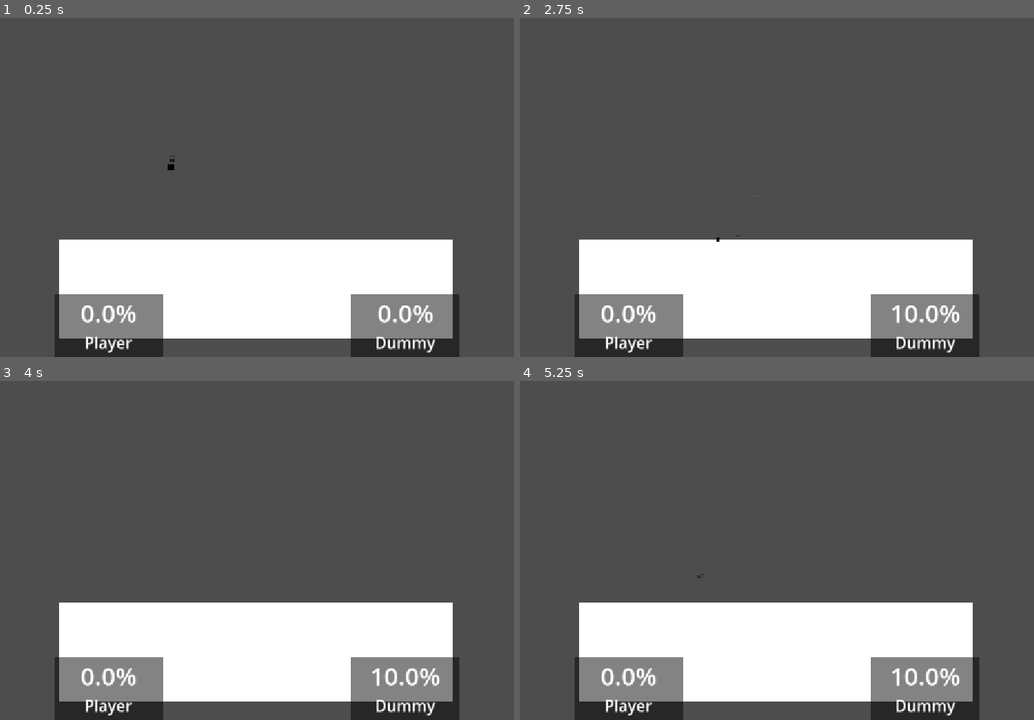
Above: before the commit, frames 1-4 (two rows, left to right).
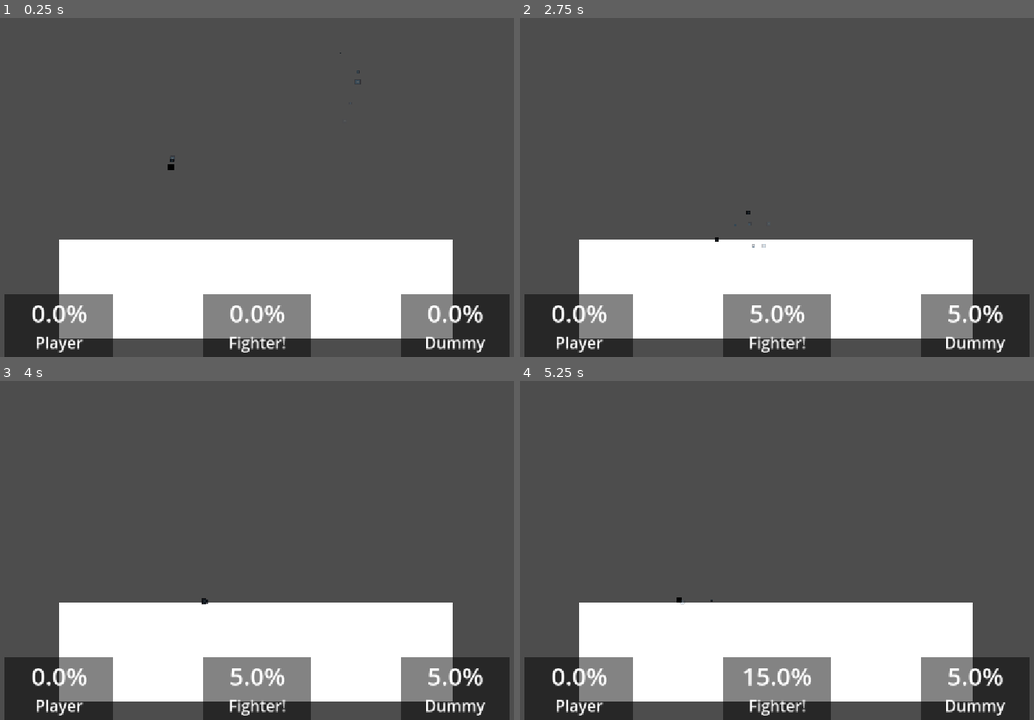
Above: after the commit, the same moments.

Repository: john-mathews/AnotherGodotProject
Game: Godot game, scene res://Gameplay/Levels/Testing/test_level.tscn
Same seed, same stepped clock (60 frames per second), same inputs: the game is played once before the commit and once after it. The engine's default icon, where the game draws it, is replaced by a stand-in: a white triangle on a blue panel in a dark square.
Inputs (mouse positions are in pixels of both pictures, inside the frame that each line leads up to):
- Up to frame 1 (0.25 s): no input
- Up to frame 2 (2.75 s): tap Enter at 0.5 s; move the mouse to (905, 112) at 0.52 s; hold Shift (shield) 0.53-1.28 s; hold D (right) 0.53-2.03 s; click (905, 112) at 0.6 s; tap Space (jump) at 0.77, 1.07, 1.52, 1.82, 2, 2.3 s; move the mouse to (658, 156) at 1.27 s; tap Shift (shield) at 1.35 s; right-click (658, 156) at 1.55 s; move the mouse to (833, 38) at 2.02 s; hold A (left) from 2.03 s (still down); right-click (833, 38) at 2.1 s
- Up to frame 3 (4 s): tap Enter at 2.75 s; move the mouse to (226, 587) at 2.77 s; release A (left) at 2.78 s; hold D (right) from 2.78 s (still down); tap Space (jump) at 2.85, 3.02, 3.32, 3.77 s; click (226, 587) at 3.05 s; move the mouse to (431, 564) at 3.52 s; hold Shift (shield) from 3.53 s (still down); click (431, 564) at 3.6 s
- Up to frame 4 (5.25 s): tap Space (jump) at 4.07, 4.25, 4.52, 4.82 s; move the mouse to (597, 431) at 4.27 s; release D (right) at 4.28 s; release Shift (shield) at 4.28 s; hold A (left) 4.28-5.03 s; tap Shift (shield) at 4.35 s; right-click (597, 431) at 4.55 s; move the mouse to (802, 499) at 5.02 s; hold D (right) from 5.03 s (still down); right-click (802, 499) at 5.1 s

The runs differ from the first frame. In frame 1, 12% of the frame differs, in the area x 0-100%, y 10-100%; in frame 2, 12%; in frame 3, 12%; in frame 4, 12%.
Error in both runs: Error calling utility function "abs()": Argument "x" must be "int", "float", "Vector2", "Vector2i", "Vector3", "Vector3i", "Vector4", or "Vector4i". (res://Gam…

Commit message:
started basic ai

Diff:
--- a/Gameplay/Fighter/BehaviorTree/behavior_tree.gd
+++ b/Gameplay/Fighter/BehaviorTree/behavior_tree.gd
@@ -33,7 +33,7 @@
 			pass
 		elif can_shield:
 			pass
-		elif can_special :
+		elif can_special:
 			current_attack = select_special(self)
 			current_attack.play(current_attack.attack_name)
 		elif can_attack:
--- /dev/null
+++ b/Gameplay/Fighter/Enemy/Brain/brain.gd
@@ -0,0 +1,49 @@
+class_name Brain extends Node2D
+
+enum personality {
+	AGGRESSIVE, # chases closest player
+	REVENGE_LAST_DEATH, # attacks whoever killed them last
+	REVENGE_MOST_DAMAGED, # attacks whoever has hurt them the most
+	FINISHER, # targest player with lowest health
+	AVENGE, # attacks who k illed teammate last
+	SAFE, # tries to stay away from edges and stay middle of map
+	RANGED, # tries to keep a distance
+	DEFENSIVE, # likes to use shields and dodge
+	HIDING, # runs away/hides
+}
+
+
+static func global_position_difference(node: Node2D, brain_parent: Node2D) -> Vector2:
+	if node != null:
+		return node.global_position - brain_parent.global_position
+	return Vector2.ZERO
+
+
+static func get_distance(node: Node2D, brain_parent: Node2D) -> float:
+	return global_position_difference(node, brain_parent).length()
+
+
+static func get_direction(node: Node2D, brain_parent: Node2D) -> Vector2:
+	return global_position_difference(node, brain_parent).normalized()
+
+
+static func set_target(parent: EnemyFighter) -> Node2D:
+	#Could return player, item, safe area, high ground, item, ledge, etc.
+	#we will change this based on personality and other factors like
+	#proximity to players/items or current health or position (like falling of ledge)
+	return closest_player(parent)
+
+static func closest_player(brain_parent: EnemyFighter) -> Fighter:
+	var closest_player_fighter: PlayerFighter = null
+	var closest_distance: float = 0.0
+
+	for player in brain_parent.players:
+		if closest_player_fighter == null:
+			closest_player_fighter = player;
+			closest_distance = get_distance(player, brain_parent)
+		else:
+			var distance = get_distance(player, brain_parent)
+			if distance < closest_distance:
+				closest_player_fighter = player
+				closest_distance = distance
+	return closest_player_fighter
--- /dev/null
+++ b/Gameplay/Fighter/Enemy/enemy.gd
@@ -0,0 +1,70 @@
+class_name EnemyFighter extends FighterWithBehaviors
+
+const roll_threshold := 0.8
+const v_attack_threshold := 0.3
+
+@export var players: Array[Fighter]
+var current_target: Fighter
+
+@onready var dynamic_particles := $DynamicParticles
+@onready var attacks := $Attacks
+@onready var animation_player := $AnimationPlayer
+@onready var attack_hitbox_node := $Attacks/AttackHitBox
+@onready var projectile_list := $Projectiles
+
+func _ready() -> void:
+	animation = animation_player
+	attack_hitbox = attack_hitbox_node
+	super ()
+	assign_attack_owner()
+
+
+func _physics_process(delta: float) -> void:
+	current_target = Brain.set_target(self)
+	var full_dir = Brain.get_direction(current_target, self)
+	direction = full_dir.x
+	if direction < 0:
+		flip_horizontal = true
+		attacks.scale.x = -1
+	elif direction > 0:
+		flip_horizontal = false
+		attacks.scale.x = 1
+	v_direction = full_dir.y
+	input_dir = full_dir
+
+	can_jump = !is_on_floor() && jumps_available > 0
+	can_fall = randf() > .95 && velocity.y < 0
+	can_move = !!direction
+
+	# can_shield = Input.is_action_pressed("shield") && shield > 0
+	can_roll = can_shield && abs(direction > roll_threshold)
+	# can_attack = Input.is_action_just_pressed("attack")
+	# can_special = Input.is_action_just_pressed("special")
+	#add check later to see if attack should be up or down based on attack threshold and v_direction
+
+	#run behavior tree
+	super (delta)
+
+	dynamic_particles.update_particles(delta, velocity)
+
+
+func assign_attack_owner() -> void:
+	for child in attacks.get_children():
+		if child is Attack:
+			child.attack_owner = self
+
+func select_attack(fighter: FighterWithBehaviors) -> Attack:
+	if fighter.v_direction < -v_attack_threshold:
+		return fighter.up_attack
+	elif fighter.v_direction > v_attack_threshold:
+		return fighter.down_attack
+	else:
+		return fighter.neutral_attack
+
+func select_special(fighter: FighterWithBehaviors) -> Attack:
+	if fighter.v_direction < -v_attack_threshold:
+		return fighter.up_special
+	elif fighter.v_direction > v_attack_threshold:
+		return fighter.down_special
+	else:
+		return fighter.neutral_special
--- /dev/null
+++ b/Gameplay/Fighter/Enemy/enemy.tscn
@@ -0,0 +1,111 @@
+[gd_scene load_steps=14 format=3 uid="uid://pcc0kkaonmrc"]
+
+[ext_resource type="Script" uid="uid://dkwmyd3duodv5" path="res://Gameplay/Fighter/Enemy/enemy.gd" id="1_4767f"]
+[ext_resource type="PackedScene" uid="uid://boak455ec0dgy" path="res://FX/Particles/dynamic_particles.tscn" id="2_4767f"]
+[ext_resource type="PackedScene" uid="uid://cstb47fwsgsdd" path="res://Gameplay/Fighter/Attacks/StandardAttack/standard_neutral_attack.tscn" id="3_i3pao"]
+[ext_resource type="PackedScene" uid="uid://gt2yaostcmt1" path="res://Gameplay/Fighter/Attacks/StandardAttack/standard_up_attack.tscn" id="4_hdwgw"]
+[ext_resource type="PackedScene" uid="uid://dtqopj4e3lwin" path="res://Gameplay/Fighter/Attacks/StandardAttack/standard_down_attack.tscn" id="5_wtnau"]
+[ext_resource type="PackedScene" uid="uid://cqb8svf42p41d" path="res://Gameplay/Fighter/Attacks/StandardSpecial/standard_neutral_special.tscn" id="6_8cgmv"]
+[ext_resource type="PackedScene" uid="uid://d38kuilp7w2u4" path="res://Gameplay/Fighter/Attacks/StandardSpecial/standard_up_special.tscn" id="7_vvvll"]
+[ext_resource type="PackedScene" uid="uid://cwxwf2mffjqs3" path="res://Gameplay/Fighter/Attacks/StandardSpecial/standard_down_special.tscn" id="8_0w83a"]
+[ext_resource type="PackedScene" uid="uid://bvkwkh1yplrb5" path="res://Gameplay/Fighter/Attacks/BaseAttack/attack_hit_box.tscn" id="9_cac40"]
+[ext_resource type="AnimationLibrary" uid="uid://bcimm45u6x63r" path="res://FX/Animations/attacks.res" id="10_15rg3"]
+
+[sub_resource type="CircleShape2D" id="CircleShape2D_oplr5"]
+radius = 16.0
+
+[sub_resource type="Animation" id="Animation_1ynx1"]
+length = 0.001
+tracks/0/type = "value"
+tracks/0/imported = false
+tracks/0/enabled = true
+tracks/0/path = NodePath("Attacks/AttackHitBox:position")
+tracks/0/interp = 1
+tracks/0/loop_wrap = true
+tracks/0/keys = {
+"times": PackedFloat32Array(0),
+"transitions": PackedFloat32Array(1),
+"update": 0,
+"values": [Vector2(20, 0)]
+}
+
+[sub_resource type="AnimationLibrary" id="AnimationLibrary_dcoq6"]
+_data = {
+&"RESET": SubResource("Animation_1ynx1")
+}
+
+[node name="Enemy" type="CharacterBody2D"]
+collision_layer = 2
+collision_mask = 31
+script = ExtResource("1_4767f")
+metadata/_custom_type_script = "uid://buvkep52ulua4"
+
+[node name="CollisionShape2D" type="CollisionShape2D" parent="."]
+shape = SubResource("CircleShape2D_oplr5")
+
+[node name="DynamicParticles" parent="." instance=ExtResource("2_4767f")]
+position = Vector2(0, 12)
+emitting = false
+
+[node name="Attacks" type="Node2D" parent="."]
+
+[node name="StandardNeutralAttack" parent="Attacks" instance=ExtResource("3_i3pao")]
+
+[node name="StandardUpAttack" parent="Attacks" instance=ExtResource("4_hdwgw")]
+attack_hit_direction = Vector2(-1, -10)
+
+[node name="StandardDownAttack" parent="Attacks" instance=ExtResource("5_wtnau")]
+
+[node name="StandardNeutralSpecial" parent="Attacks" instance=ExtResource("6_8cgmv")]
+
+[node name="StandardUpSpecial" parent="Attacks" instance=ExtResource("7_vvvll")]
+
+[node name="StandardDownSpecial" parent="Attacks" instance=ExtResource("8_0w83a")]
+
+[node name="AttackHitBox" parent="Attacks" instance=ExtResource("9_cac40")]
+physics_interpolation_mode = 1
+auto_translate_mode = 1
+position = Vector2(20, 0)
+priority = 5
+
+[node name="AnimationPlayer" type="AnimationPlayer" parent="."]
+libraries = {
+&"": SubResource("AnimationLibrary_dcoq6"),
+&"attacks": ExtResource("10_15rg3")
+}
+
+[node name="Projectiles" type="Node" parent="."]
+
+[node name="Rays" type="Node2D" parent="."]
+
+[node name="N" type="RayCast2D" parent="Rays"]
+target_position = Vector2(0, -100)
+collision_mask = 19
+
+[node name="NE" type="RayCast2D" parent="Rays"]
+target_position = Vector2(100, -100)
+collision_mask = 19
+
+[node name="E" type="RayCast2D" parent="Rays"]
+target_position = Vector2(100, 0)
+collision_mask = 19
+
+[node name="SE" type="RayCast2D" parent="Rays"]
+target_position = Vector2(100, 100)
+collision_mask = 19
+
+[node name="S" type="RayCast2D" parent="Rays"]
+target_position = Vector2(0, 100)
+collision_mask = 19
+
+[node name="SW" type="RayCast2D" parent="Rays"]
+target_position = Vector2(-100, 100)
+collision_mask = 19
+
+[node name="W" type="RayCast2D" parent="Rays"]
+target_position = Vector2(-100, 0)
+collision_mask = 19
+
+[node name="NW" type="RayCast2D" parent="Rays"]
+target_position = Vector2(-100, -100)
+collision_mask = 19
--- a/Gameplay/Fighter/Player/player.tscn
+++ b/Gameplay/Fighter/Player/player.tscn
@@ -34,7 +34,7 @@
 &"RESET": SubResource("Animation_1ynx1")
 }
 
-[node name="Player" type="CharacterBody2D" node_paths=PackedStringArray("up_attack", "neutral_attack", "down_attack", "up_special", "neutral_special", "down_special")]
+[node name="Player" type="CharacterBody2D" node_paths=PackedStringArray("up_attack", "neutral_attack", "down_attack", "up_special", "neutral_special", "down_special") groups=["BrainTargets"]]
 collision_layer = 2
 collision_mask = 31
 script = ExtResource("1_t4lfm")
--- a/Gameplay/Levels/Testing/test_level.tscn
+++ b/Gameplay/Levels/Testing/test_level.tscn
@@ -1,9 +1,10 @@
-[gd_scene load_steps=6 format=3 uid="uid://ddofhuqt8mw1i"]
+[gd_scene load_steps=7 format=3 uid="uid://ddofhuqt8mw1i"]
 
 [ext_resource type="PackedScene" uid="uid://bdt0erjwwecan" path="res://Gameplay/Fighter/Player/player.tscn" id="1_njyss"]
 [ext_resource type="PackedScene" uid="uid://bk8b8bxsmdcw4" path="res://Gameplay/Levels/base_level.tscn" id="2_1hw1c"]
 [ext_resource type="PackedScene" uid="uid://dl8gdb5ermign" path="res://Gameplay/Fighter/TrainingDummy/dummy.tscn" id="3_rn2m7"]
 [ext_resource type="PackedScene" uid="uid://cnc7w4iwgik0w" path="res://UI/HUD/hud.tscn" id="4_67jai"]
+[ext_resource type="PackedScene" uid="uid://pcc0kkaonmrc" path="res://Gameplay/Fighter/Enemy/enemy.tscn" id="4_itt3h"]
 
 [sub_resource type="RectangleShape2D" id="RectangleShape2D_4mk3g"]
 size = Vector2(800, 200)
@@ -14,6 +15,7 @@
 z_index = 5
 
 [node name="BaseLevel" parent="." instance=ExtResource("2_1hw1c")]
+position = Vector2(10, -3)
 
 [node name="StaticBody2D" type="StaticBody2D" parent="."]
 
@@ -28,6 +30,10 @@
 [node name="Player" parent="." instance=ExtResource("1_njyss")]
 position = Vector2(427, 476)
 
+[node name="Enemy" parent="." node_paths=PackedStringArray("players") instance=ExtResource("4_itt3h")]
+position = Vector2(788, 346)
+players = [NodePath("../Player")]
+
 [node name="Dummy" parent="." instance=ExtResource("3_rn2m7")]
 position = Vector2(827, 495)
 
--- a/project.godot
+++ b/project.godot
@@ -27,6 +27,10 @@
 window/size/viewport_width=1200
 window/size/viewport_height=900
 window/stretch/mode="canvas_items"
+
+[global_group]
+
+BrainTargets="Entities that can be targets for an enemy brain"
 
 [input]
 
Not shown, added: Gameplay/Fighter/Enemy/Brain/brain.gd.uid
Not shown, added: Gameplay/Fighter/Enemy/enemy.gd.uid
